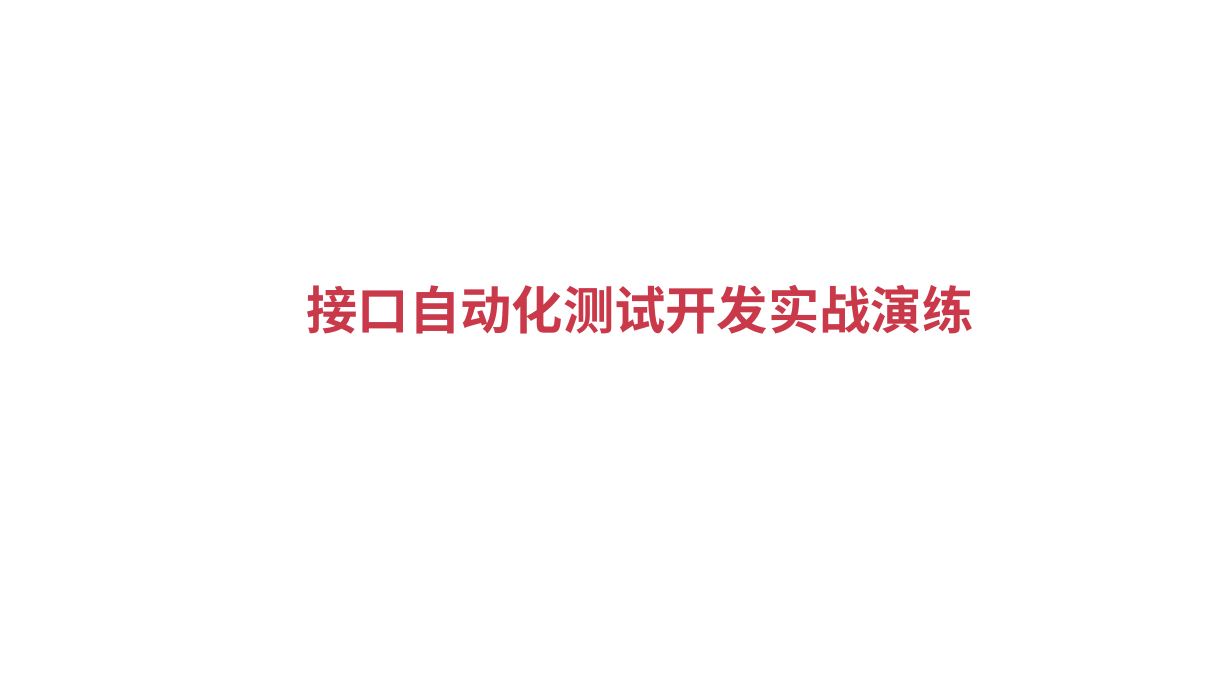
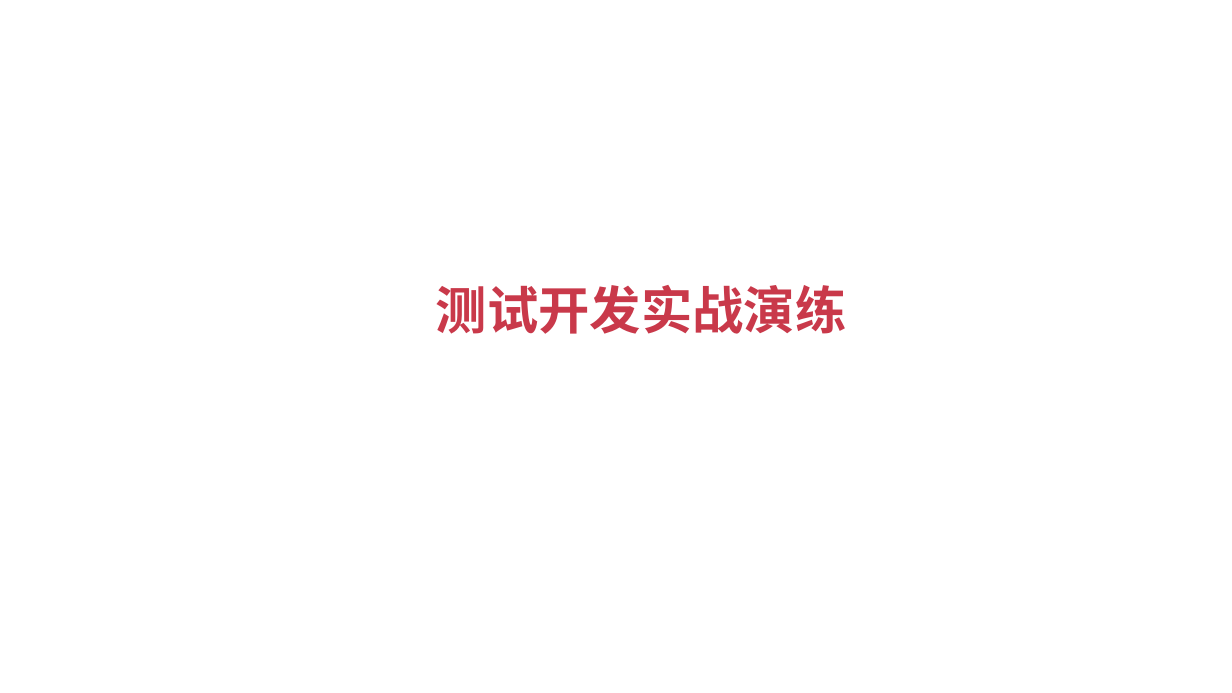
Before and after one commit to fengzhou/Nahsor, a slide deck: slide 1 of docs/测试开发实战课程演练V1.2.pptx. Drawn at 1232x693 pixels with LibreOffice and Linux fonts; fonts in the diff are those of the drawing. Boxes give left, top, right and bottom in pixels: in the first picture for what was removed or moved away, otherwise in the second. Text is boxed around its words. In the diff, an @@ line names an element or a change of style, - is before the commit and + after.

```diff
--- a/docs/测试开发实战课程演练V1.2.pptx
+++ b/docs/测试开发实战课程演练V1.2.pptx
@@ text at [436,285,847,334]: text changed @@
-接口自动化测试开发实战演练
+测试开发实战演练
```
Also in this commit, not shown: 4 other slides changed, 4 slides added, 8 slides removed, 2 other files.
